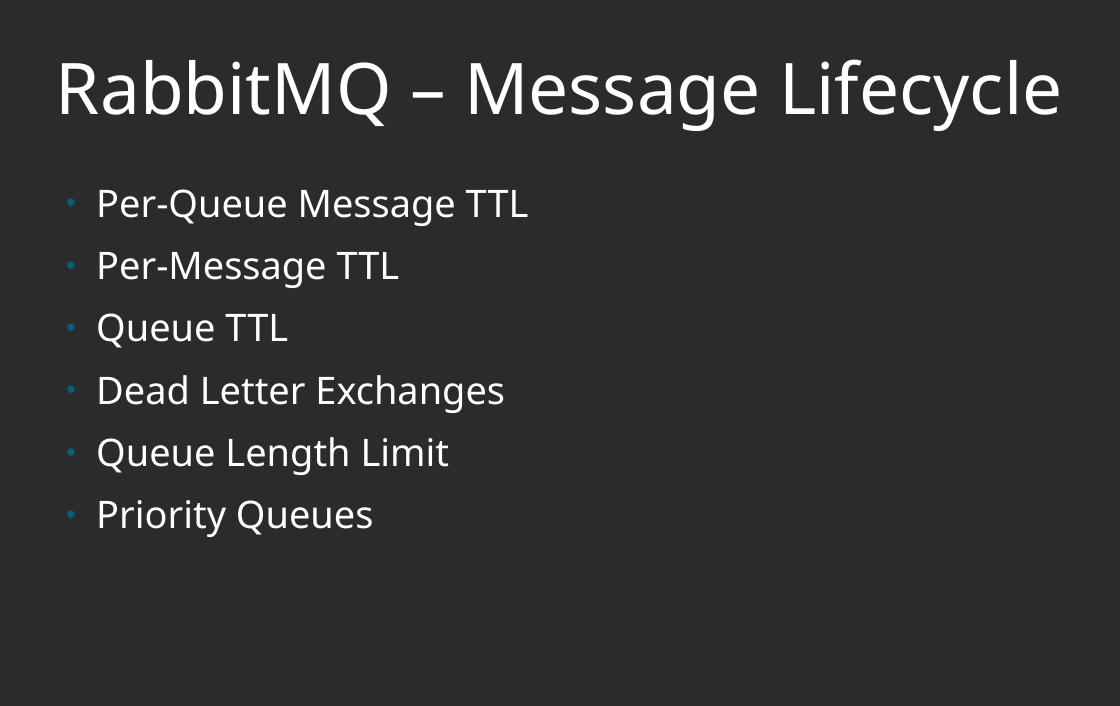
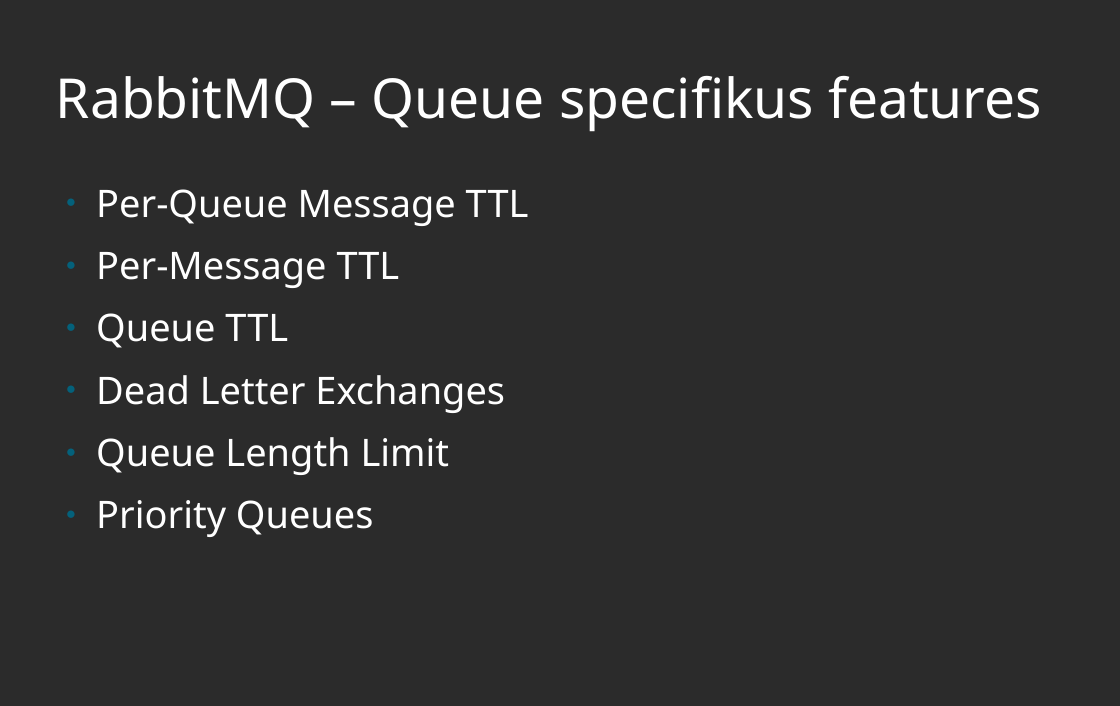
Before and after one commit to Havasjethi/RMQ, a slide deck: slide 14 of AMQP_RabbitMQ.odp. Drawn at 1120x706 pixels with LibreOffice and Linux fonts; fonts in the diff are those of the drawing; background and template pictures are left out; a plain dark background stands for a picture behind light text. Boxes give left, top, right and bottom in pixels: in the first picture for what was removed or moved away, otherwise in the second. Text is boxed around its words. In the diff, an @@ line names an element or a change of style, - is before the commit and + after.

```diff
--- a/AMQP_RabbitMQ.odp
+++ b/AMQP_RabbitMQ.odp
@@ title at [56, 76, 1042, 132]: text changed; size 60 to 46.5 pt @@
-RabbitMQ – Message Lifecycle
+RabbitMQ – Queue specifikus features
```
Also in this commit, not shown: 9 other slides changed, 1 slide added, 2 slides removed.
